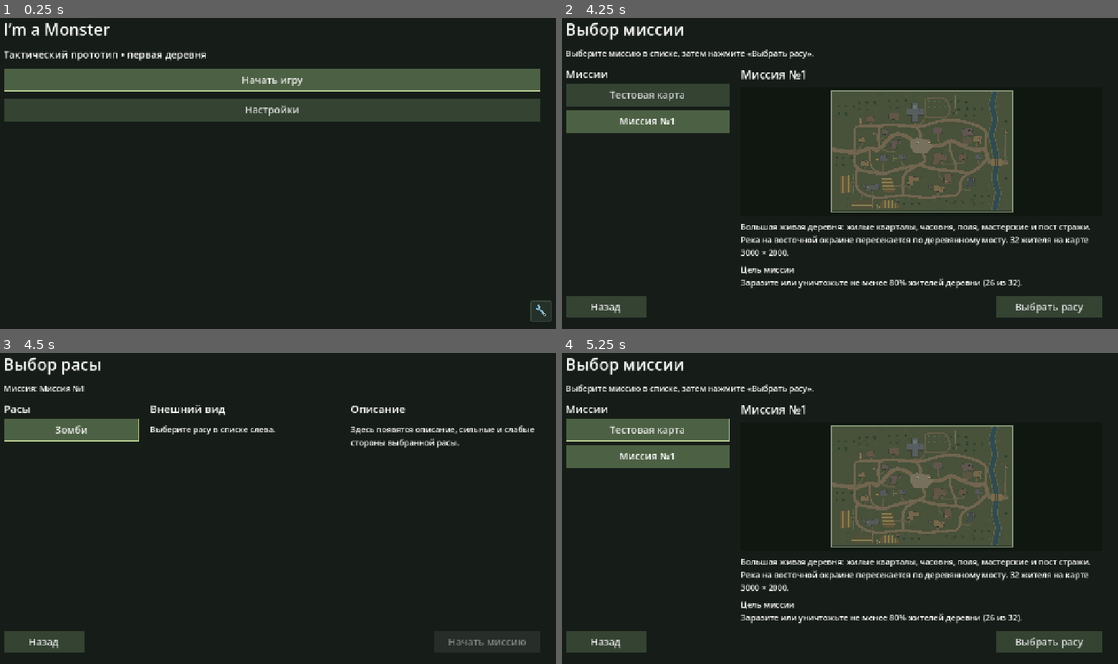
Above: before the commit, frames 1-4 (two rows, left to right).
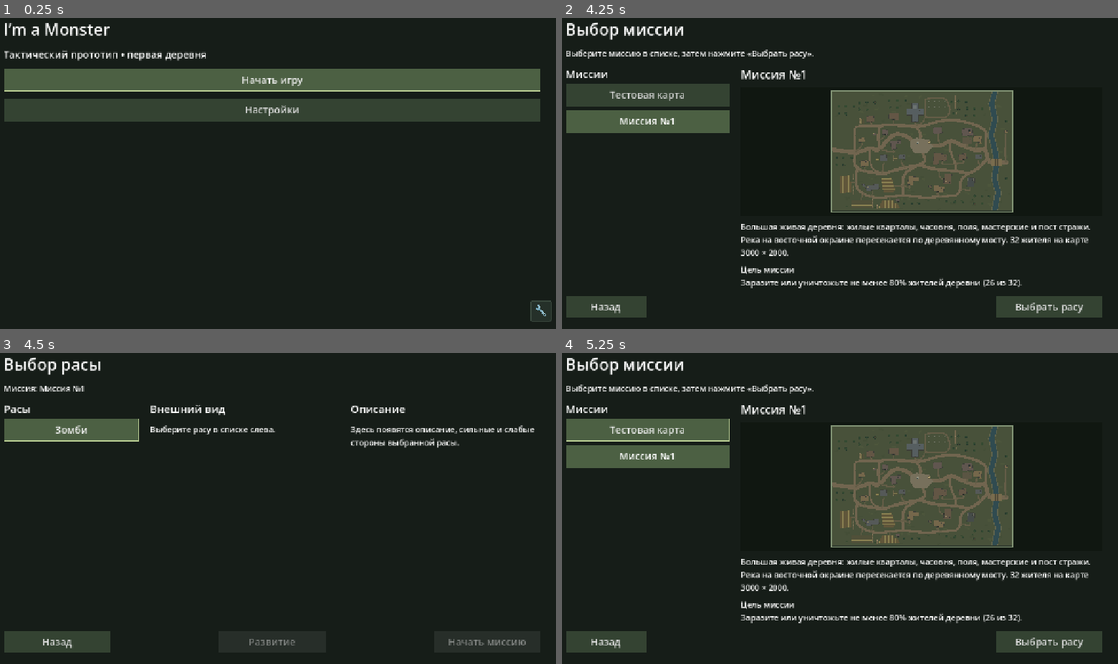
Above: after the commit, the same moments.

Repository: tivel47-ai/i-m-a-monster
Game: Godot game, scene res://scenes/main.tscn
Same seed, same stepped clock (60 frames per second), same inputs: the game is played once before the commit and once after it.
Inputs:
- Up to frame 1 (0.25 s): no input
- Up to frame 2 (4.25 s): click "Начать игру" at 0.5 s; click "Назад" at 1.25 s; click "Начать игру" at 2 s; click "Тестовая карта" at 2.75 s; click "Миссия №1" at 3.5 s
- Up to frame 3 (4.5 s): click "Выбрать расу" at 4.25 s
- Up to frame 4 (5.25 s): click "Назад" at 5 s

Frames 1-2 are identical in both runs. In frame 3, 0.5% of the frame differs, in the area x 5-54%, y 89-97%; in frame 4, nothing differs.

Commit message:
Добавление экрана №3.1 Развитие

Diff:
--- a/scripts/main.gd
+++ b/scripts/main.gd
@@ -3,7 +3,7 @@
 const CATALOG = preload("res://scripts/mission_catalog.gd")
 const SETTINGS = preload("res://scripts/game_settings.gd")
 const MISSION_PREVIEW = preload("res://scripts/mission_preview.gd")
-enum Screen { MAIN, SETTINGS, MISSIONS, RACES, GAMEPLAY, PAUSE, CONFIRM_LEAVE, RESULTS }
+enum Screen { MAIN, SETTINGS, MISSIONS, RACES, GAMEPLAY, PAUSE, CONFIRM_LEAVE, RESULTS, DEVELOPMENT }
 var screen: Screen = Screen.MAIN
 var selected_mission := ""
 var selected_race := ""
@@ -18,6 +18,14 @@
 var race_mission_label: Label
 var race_back_button: Button
 var start_button: Button
+var development_button: Button
+var development_title: Label
+var development_tree: Tree
+var development_items: Dictionary[String, TreeItem] = {}
+var applied_development: Dictionary[String, PackedStringArray] = {}
+var development_status: Label
+var reset_development_button: Button
+var apply_development_button: Button
 var result_text: Label
 var settings_status: Label
 var settings_return_screen: Screen = Screen.MAIN
@@ -49,26 +57,31 @@
 			Screen.SETTINGS: _show(settings_return_screen)
 			Screen.MISSIONS: _show(Screen.MAIN)
 			Screen.RACES: _show(Screen.MISSIONS)
+			Screen.DEVELOPMENT: _show(Screen.RACES)
 			Screen.GAMEPLAY: _pause()
 			Screen.PAUSE: _resume()
 			Screen.CONFIRM_LEAVE: _show(Screen.PAUSE)
 
 func _show(next: Screen) -> void:
+	var returning_from_development := screen == Screen.DEVELOPMENT and next == Screen.RACES
 	screen = next
 	for key in pages:
 		pages[key].visible = key == screen
 	ui.visible = screen != Screen.GAMEPLAY
 	if is_instance_valid(developer_button): developer_button.visible = screen == Screen.MAIN
 	if ui.visible:
-		_focus_page(screen)
-
-func _focus_page(page: Screen) -> void:
+		_focus_page(screen, development_button if returning_from_development else null)
+
+func _focus_page(page: Screen, preferred_button: Button) -> void:
 	# Wait for container layout before focus tries to reveal the first button.
 	await get_tree().process_frame
 	if screen == page:
-		var buttons: Array[Node] = pages[page].find_children("*", "Button", true, false)
-		if not buttons.is_empty():
-			buttons[0].grab_focus()
+		if is_instance_valid(preferred_button):
+			preferred_button.grab_focus()
+		else:
+			var buttons: Array[Node] = pages[page].find_children("*", "Button", true, false)
+			if not buttons.is_empty():
+				buttons[0].grab_focus()
 		await get_tree().process_frame
 	if screen == page:
 		pages[page].scroll_vertical = 0
@@ -258,13 +271,20 @@
 	race_footer.add_theme_constant_override("separation", 24)
 	races.add_child(race_footer)
 	race_back_button = _button(race_footer, "Назад", func(): _show(Screen.MISSIONS))
-	race_back_button.custom_minimum_size.x = 180
+	race_back_button.custom_minimum_size.x = 240
 	var race_spacer := Control.new()
 	race_spacer.size_flags_horizontal = Control.SIZE_EXPAND_FILL
 	race_footer.add_child(race_spacer)
+	development_button = _button(race_footer, "Развитие", _open_development)
+	development_button.custom_minimum_size.x = 240
+	development_button.disabled = true
+	var start_spacer := Control.new()
+	start_spacer.size_flags_horizontal = Control.SIZE_EXPAND_FILL
+	race_footer.add_child(start_spacer)
 	start_button = _button(race_footer, "Начать миссию", _start_mission)
 	start_button.custom_minimum_size.x = 240
 	start_button.disabled = true
+	_build_development_page()
 	var pause := _page(Screen.PAUSE, "Пауза")
 	_button(pause, "Продолжить", func():
 		if screen == Screen.PAUSE: _resume())
@@ -335,6 +355,7 @@
 		race_buttons[race_id].set_pressed_no_signal(race_id == selected_race)
 	_text(race_preview, "Внешний вид", 24)
 	start_button.disabled = not CATALOG.RACES.has(selected_race)
+	development_button.disabled = start_button.disabled
 	if start_button.disabled:
 		_text(race_preview, "Выберите расу в списке слева.", 18)
 		_text(race_details, "Описание", 24)
@@ -369,6 +390,94 @@
 	_text(race_details, "Слабые стороны", 22)
 	_text(race_details, race.weaknesses, 18)
 
+func _build_development_page() -> void:
+	var page := _page(Screen.DEVELOPMENT, "Развитие")
+	page.size_flags_vertical = Control.SIZE_EXPAND_FILL
+	development_title = _text(page, "", 24)
+	_text(page, "Демонстрационные ветки. Выбор действует до закрытия игры и не влияет на миссию.", 18)
+	development_tree = Tree.new()
+	development_tree.add_theme_constant_override("draw_relationship_lines", 1)
+	development_tree.custom_minimum_size.y = 300
+	development_tree.size_flags_vertical = Control.SIZE_EXPAND_FILL
+	development_tree.item_edited.connect(_refresh_development_selection)
+	page.add_child(development_tree)
+	development_status = _text(page, "", 18)
+	var footer := HBoxContainer.new()
+	footer.add_theme_constant_override("separation", 24)
+	page.add_child(footer)
+	_button(footer, "Назад", func(): _show(Screen.RACES)).custom_minimum_size.x = 240
+	var left_spacer := Control.new()
+	left_spacer.size_flags_horizontal = Control.SIZE_EXPAND_FILL
+	footer.add_child(left_spacer)
+	reset_development_button = _button(footer, "↶", _reset_development)
+	reset_development_button.tooltip_text = "Сбросить выбор"
+	reset_development_button.custom_minimum_size.x = 64
+	var right_spacer := Control.new()
+	right_spacer.size_flags_horizontal = Control.SIZE_EXPAND_FILL
+	footer.add_child(right_spacer)
+	apply_development_button = _button(footer, "Применить", _apply_development)
+	apply_development_button.custom_minimum_size.x = 240
+
+func _open_development() -> void:
+	if screen != Screen.RACES or development_button.disabled: return
+	var race: Dictionary = CATALOG.RACES[selected_race]
+	development_title.text = race.name
+	development_items.clear()
+	development_tree.clear()
+	var base := development_tree.create_item()
+	base.set_text(0, "Базовая форма")
+	base.set_selectable(0, false)
+	base.disable_folding = true
+	var applied: PackedStringArray = applied_development.get(selected_race, PackedStringArray())
+	for node in race.get("development", []):
+		var parent: TreeItem = development_items.get(node.get("parent", ""), base)
+		var item := development_tree.create_item(parent)
+		item.disable_folding = true
+		item.set_cell_mode(0, TreeItem.CELL_MODE_CHECK)
+		item.set_text(0, node.name)
+		item.set_checked(0, node.id in applied)
+		development_items[node.id] = item
+	_refresh_development_selection()
+	_show(Screen.DEVELOPMENT)
+
+func _refresh_development_selection() -> void:
+	var selection := PackedStringArray()
+	for id in development_items:
+		var item := development_items[id]
+		var parent := item.get_parent()
+		var available := parent == development_tree.get_root() or parent.is_checked(0)
+		item.set_editable(0, available)
+		item.set_selectable(0, available)
+		item.set_tooltip_text(0, "" if available else "Сначала выберите «%s»" % parent.get_text(0))
+		if available:
+			item.clear_custom_color(0)
+		else:
+			item.set_custom_color(0, Color("98a398"))
+			item.set_checked(0, false)
+		if item.is_checked(0):
+			selection.append(id)
+	var applied: PackedStringArray = applied_development.get(selected_race, PackedStringArray())
+	reset_development_button.disabled = selection.is_empty()
+	apply_development_button.disabled = selection == applied
+	development_status.text = "Выбрано узлов: %d" % selection.size()
+	if not apply_development_button.disabled:
+		development_status.text += " · Есть неприменённые изменения"
+
+func _reset_development() -> void:
+	for item in development_items.values():
+		item.set_checked(0, false)
+	_refresh_development_selection()
+
+func _apply_development() -> void:
+	if screen != Screen.DEVELOPMENT or apply_development_button.disabled: return
+	var selection := PackedStringArray()
+	for id in development_items:
+		if development_items[id].is_checked(0):
+			selection.append(id)
+	applied_development[selected_race] = selection
+	_refresh_development_selection()
+	development_status.text += " · Изменения применены"
+
 func _update_developer_button() -> void:
 	developer_button.tooltip_text = "Выключить режим разработки" if developer_mode else "Включить режим разработки"
 	developer_button.add_theme_color_override("font_color", Color("e6d77c") if developer_mode else Color("68746b"))
--- a/scripts/mission_catalog.gd
+++ b/scripts/mission_catalog.gd
@@ -25,5 +25,11 @@
 		"strengths": "Заражённый житель превращается в управляемого зомби.",
 		"weaknesses": "Зомби получают ответный урон в ближнем бою и могут погибнуть.",
 		"preview": "res://scenes/zombie.tscn",
+		"development": [
+			{"id": "infection", "name": "Заражение"},
+			{"id": "carrier", "name": "Форма носителя", "parent": "infection"},
+			{"id": "resilience", "name": "Стойкость"},
+			{"id": "brute", "name": "Форма громилы", "parent": "resilience"},
+		],
 	},
 }
Not shown, changed: docs/game_design.md
Not shown, changed: docs/technical_design.md
